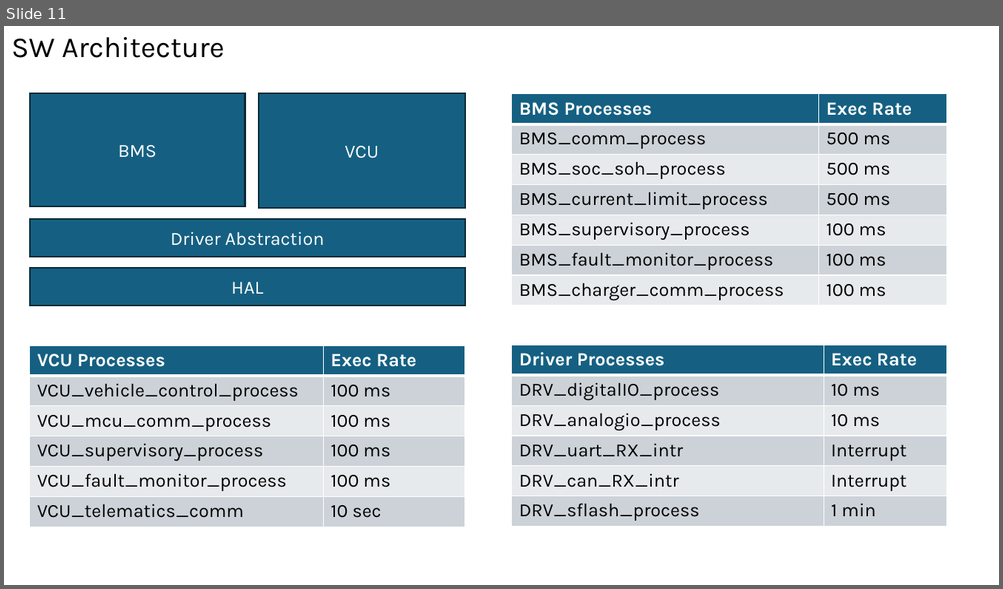
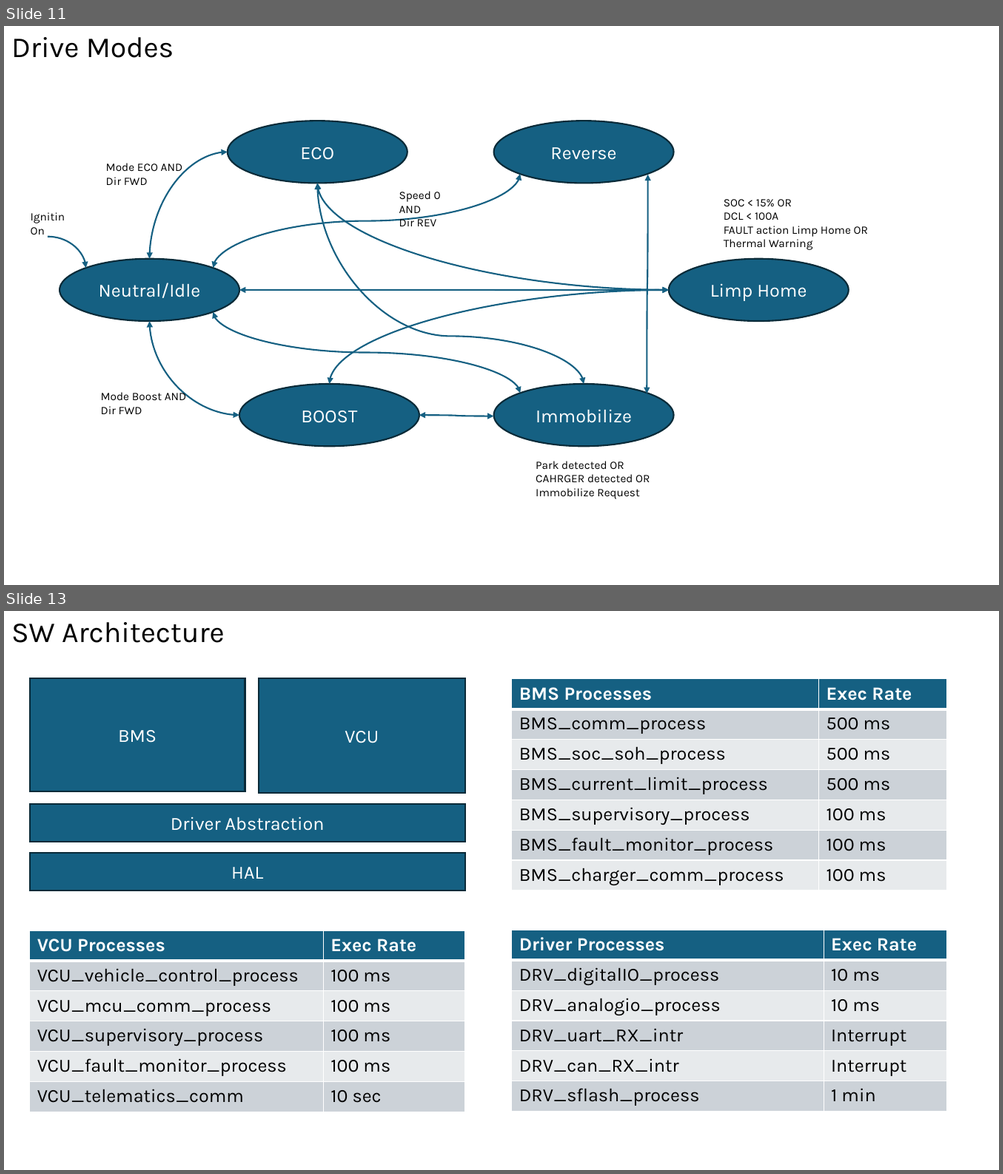
Before and after one commit to grevolserver/Documents, a slide deck: Grevol-VCU.pptx. Shown one above the other, each under a label of ours: slide 11 before the commit, slides 11 and 13 after it; the slides between them are not shown. The pictures are 1003x589 and 1003x1174 pixels, drawn with LibreOffice and Linux fonts; fonts in the diff are those of the drawing. Boxes give left, top, right and bottom in pixels: in the first picture for what was removed or moved away, otherwise in the second. Text is boxed around its words. In the diff, an @@ line names an element or a change of style, - is before the commit and + after.

```diff
--- a/Grevol-VCU.pptx
+++ b/Grevol-VCU.pptx
@@ slide 11 added at box(4, 26, 999, 585), background #FFFFFF @@
@@ text added at box(11, 37, 173, 58), 28 pt, text #000000 @@
+Drive Modes
@@ group added at box(31, 121, 868, 500): 10 curved double arrows, 6 ellipses, 6 texts, 1 curved arrow @@
+Neutral/Idle
+Reverse
+ECO
+BOOST
+Limp Home
+Immobilize
+Ignitin On
+Mode ECO AND
+Dir FWD
+Speed 0 AND
+Dir REV
+Mode Boost AND
+Dir FWD
+SOC < 15% OR
+DCL < 100A
+FAULT action Limp Home OR
+Thermal Warning
+Park detected OR
+CAHRGER detected OR
+Immobilize Request
@@ what was slide 11 is now slide 13 @@
```
Also in this commit, not shown: 4 slides changed, 2 other slides added, 1 slide removed, 1 other file.
